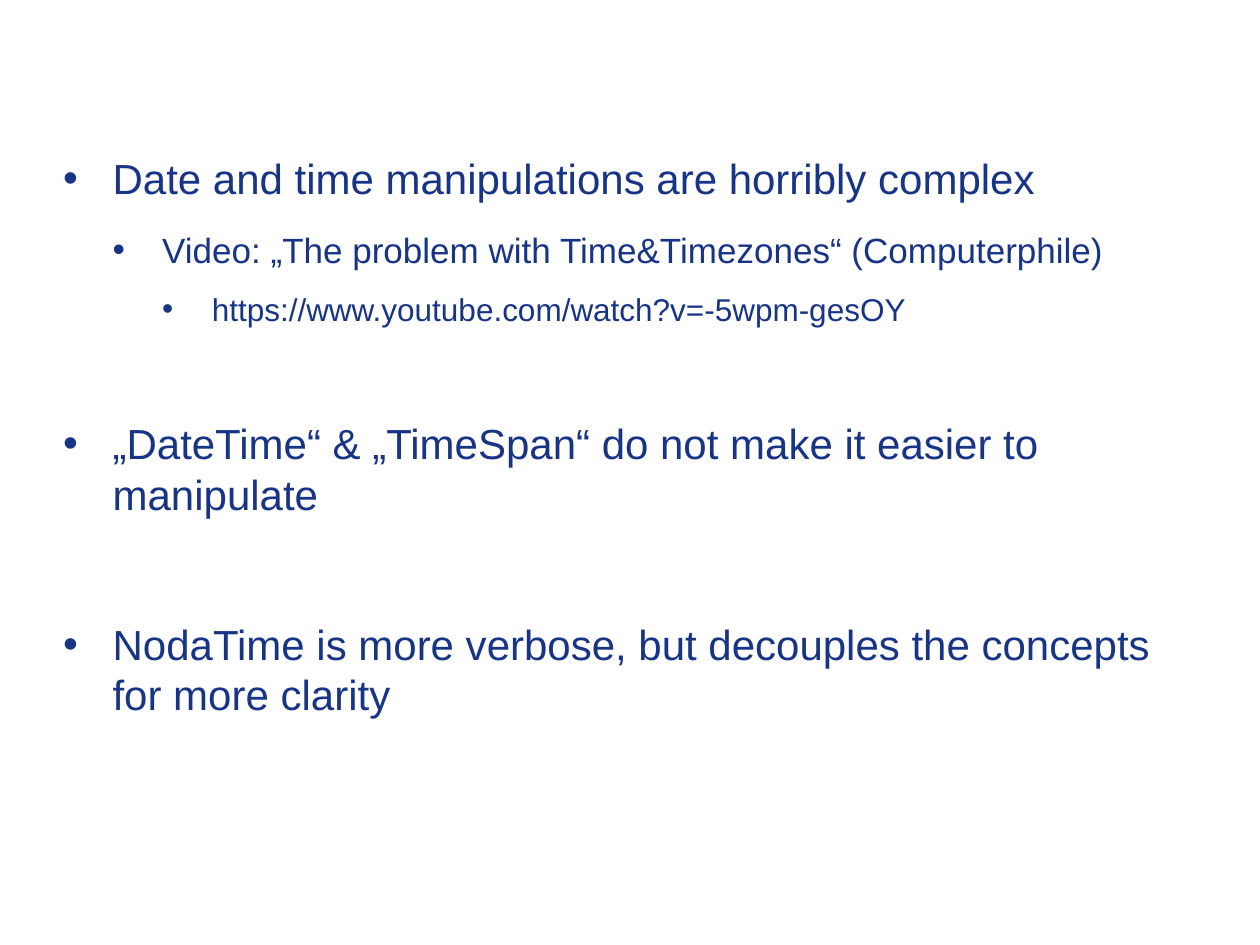
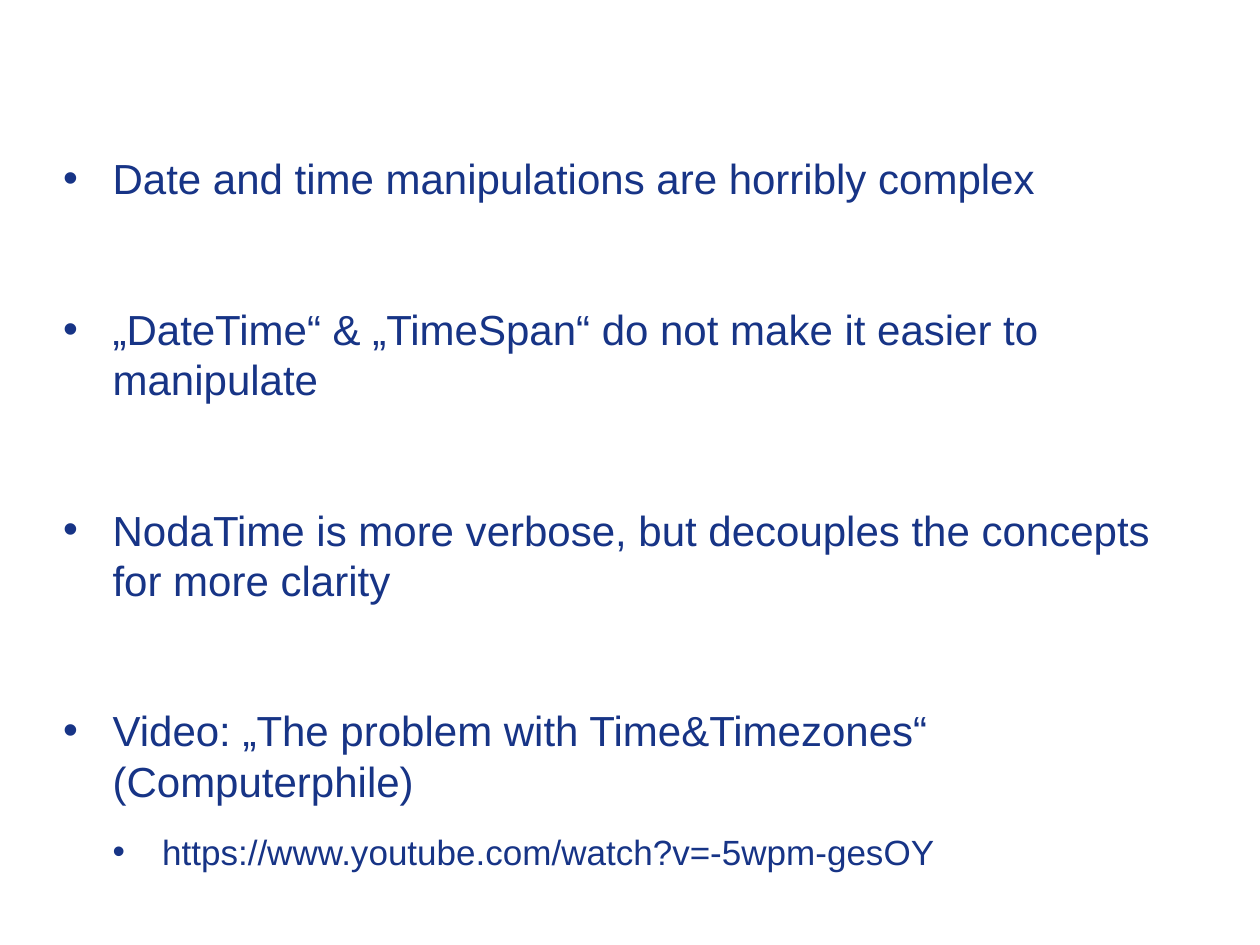
Before and after one commit to Timothep/MarathonWOShoes, a slide deck: slide 15 of BarefootMarathon.odp. Drawn at 1260x945 pixels with LibreOffice and Linux fonts; fonts in the diff are those of the drawing; background and template pictures are left out. Boxes give left, top, right and bottom in pixels: in the first picture for what was removed or moved away, otherwise in the second. Text is boxed around its words. In the diff, an @@ line names an element or a change of style, - is before the commit and + after.

```diff
--- a/BarefootMarathon.odp
+++ b/BarefootMarathon.odp
@@ text at (x1=113, y1=314, x2=1150, y2=604): paragraphs added @@
+• „DateTime“ & „TimeSpan“ do not make it easier to manipulate
+• NodaTime is more verbose, but decouples the concepts for more clarity
@@ text at (x1=113, y1=428, x2=1150, y2=719): paragraphs removed @@
-• „DateTime“ & „TimeSpan“ do not make it easier to manipulate
-• NodaTime is more verbose, but decouples the concepts for more clarity
@@ text at (x1=113, y1=715, x2=934, y2=872): size 20 to 24 pt in "Video: „The problem with Time&Timezones“ (Computerphile)"; size 18 to 20 pt in "https://www.youtube.com/watch?v=-5wpm-gesOY"; list level 2 to 1 in "Video: „The problem with Time&Timezones“ ..."; list level 3 to 2 in "https://www.youtube.com/watch?v=-5wpm-gesOY" @@
```
Also in this commit, not shown: 7 other slides changed, 1 slide added, 1 slide removed, 2 other files.
